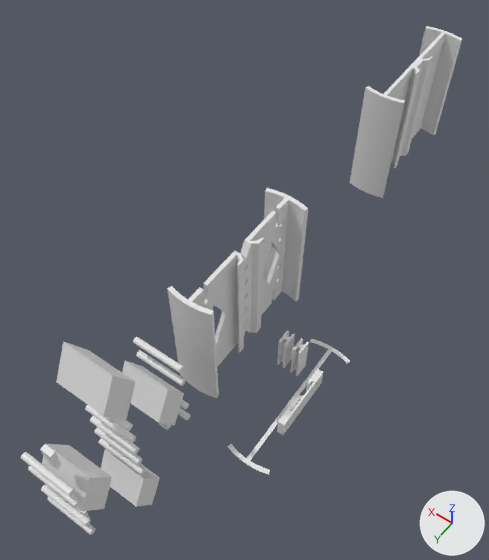
The Blender file din/din.blend: old version first, new version second.
One viewpoint serves both versions: a camera (50 mm lens) standing at (-125.0, 298.0, 559.0) and looking at (102.0, -19.0, 61.0). Lighting does not change. The marker at lower right points along +X, +Y and +Z.

Objects in the first picture: '-base', 'Sin-Mount', 'blank.001', 'clip', 'din-mount', 'hole-pat'.
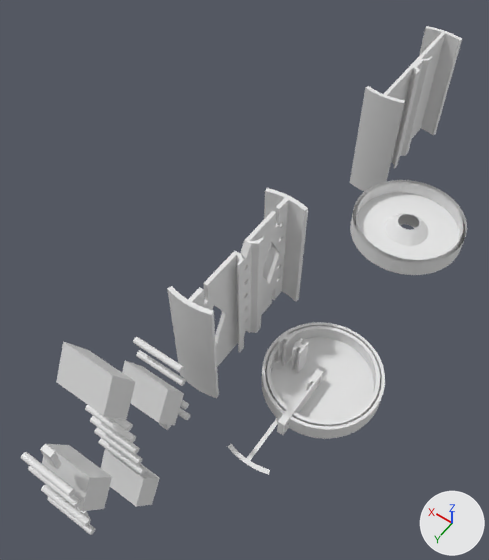
Commit message: autosync din mount

Where the change shows, as pixel boxes [x1, y1, x2, y2] in the pictures (489 x 560 px):
'end-cap.001', added: after [262, 322, 385, 439]
'end-cap', added: after [350, 180, 467, 275]

What changed in the scene script:
```text
Add me_hydroponic_fittings_cap_4in_001:
    me_hydroponic_fittings_cap_4in_001.from_pydata(...)  # 896 vertices, 962 faces; spans x -56.0..56.0, y -56.0..56.0, z 0.0..18.6
Add me_hydroponic_fittings_cap_4in:
    me_hydroponic_fittings_cap_4in.from_pydata(...)  # 640 vertices, 1024 faces; spans x -51.5..51.5, y 75.4..178.4, z 88.6..105.7
Add ob_end_cap_001:
    ob_end_cap_001 = bpy.data.objects.new('end-cap.001', me_hydroponic_fittings_cap_4in_001)
    ob_end_cap_001.location = (0.0, 0.0, 0.0)
Add ob_end_cap:
    ob_end_cap = bpy.data.objects.new('end-cap', me_hydroponic_fittings_cap_4in)
    ob_end_cap.location = (0.0, -261.7, 0.0)
```
